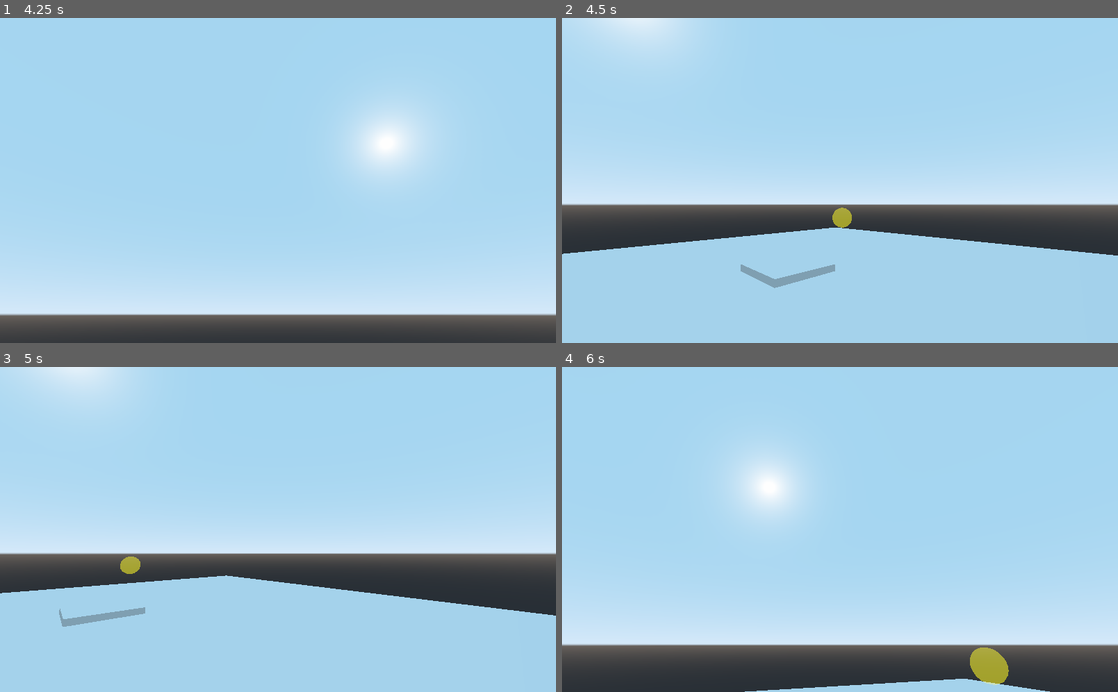
Above: before the commit, frames 1-4 (two rows, left to right).
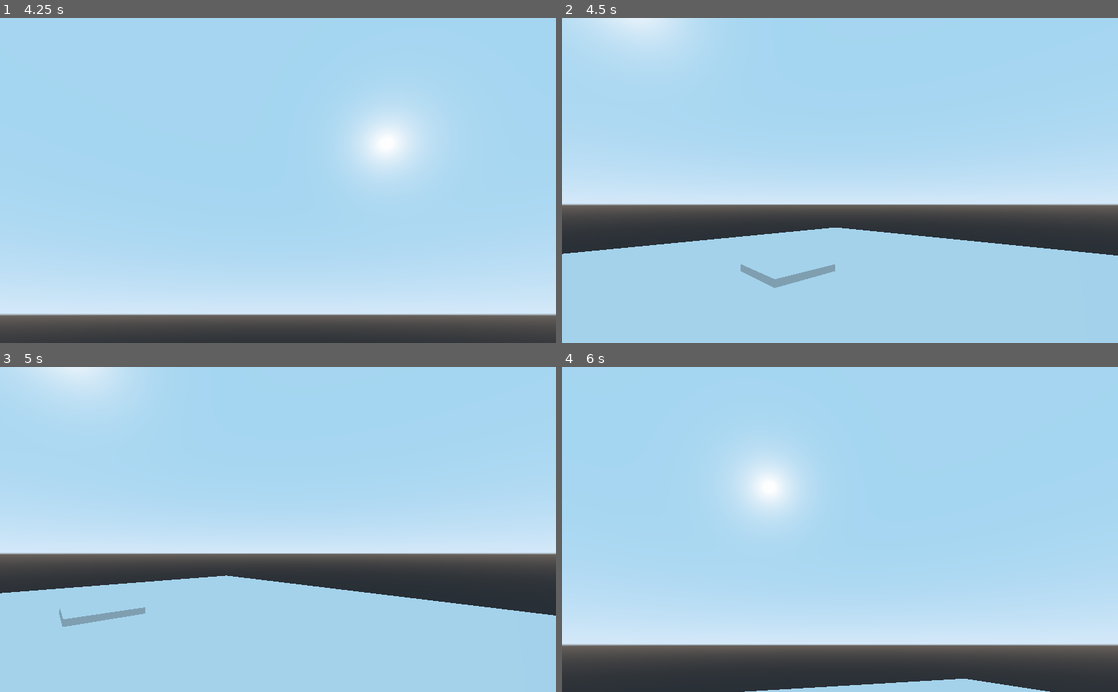
Above: after the commit, the same moments.

Repository: skarnl/godot--gwj31
Game: Godot game, scene res://screens/game/player_movement_test_world.tscn
Two runs of this game, one before a commit and one after it. Both use one fixed random seed, a clock stepped at 60 frames per second and the inputs below. This scene is started directly instead of the project's main scene.
Inputs (mouse positions are in pixels of both pictures, inside the frame that each line leads up to):
- Up to frame 1 (4.25 s): tap Enter at 0.5 s; move the mouse to (250, 245) at 0.52 s; hold E (interact) 0.53-1.28 s; hold W (move_forward) 0.53-2.03 s; move the mouse to (444, 229) at 1.27 s; tap E (interact) at 1.35, 2.85 s; move the mouse to (111, 131) at 2.02 s; hold E (interact) 2.03-2.78 s; hold A (move_left) 2.03-3.53 s; move the mouse to (305, 180) at 2.77 s; move the mouse to (194, 99) at 3.52 s; hold S (move_backward) from 3.53 s (still down); hold E (interact) from 3.53 s (still down)
- Up to frame 2 (4.5 s): tap Space at 4.25 s; move the mouse to (962, 164) at 4.27 s; release S (move_backward) at 4.28 s; release E (interact) at 4.28 s; hold D (move_right) from 4.28 s (still down); tap E (interact) at 4.35 s
- Up to frame 3 (5 s): keep holding D (move_right)
- Up to frame 4 (6 s): move the mouse to (728, 545) at 5.02 s; release D (move_right) at 5.03 s; hold W (move_forward) 5.03-5.78 s; hold E (interact) 5.03-5.78 s; move the mouse to (895, 458) at 5.77 s; hold D (move_right) from 5.78 s (still down); tap E (interact) at 5.85 s

Frame 1 is identical in both runs. In frame 2, 0.2% of the frame differs, in the area x 48-53%, y 58-65%; in frame 3, 0.2%; in frame 4, 0.6%, in the area x 73-81%, y 86-98%.
Error in both runs: Invalid call. Nonexistent function 'interact' in base 'Nil'. (res://entities/player.gd:114)

Commit message:
Hint is hidden by default

Diff:
--- a/entities/interactable_interface.tscn
+++ b/entities/interactable_interface.tscn
@@ -2,7 +2,8 @@
 
 [ext_resource path="res://entities/interactable_interface.gd" type="Script" id=1]
 
-[sub_resource type="BoxShape" id=3]
+[sub_resource type="BoxShape" id=1]
+extents = Vector3( 1, 1, 0.5 )
 
 [sub_resource type="SpatialMaterial" id=2]
 flags_transparent = true
@@ -10,18 +11,20 @@
 flags_no_depth_test = true
 albedo_color = Color( 1, 0.984314, 0.0117647, 0.352941 )
 
-[sub_resource type="SphereMesh" id=1]
+[sub_resource type="SphereMesh" id=3]
 material = SubResource( 2 )
 radial_segments = 16
 rings = 8
 
 [node name="InteractableInterface" type="Area"]
 script = ExtResource( 1 )
-shape = SubResource( 3 )
+shape = SubResource( 1 )
 
 [node name="CollisionShape" type="CollisionShape" parent="."]
+shape = SubResource( 1 )
 
 [node name="Hint" type="MeshInstance" parent="."]
 transform = Transform( 0.25, 0, 0, 0, -1.09278e-08, -0.25, 0, 0.25, -1.09278e-08, 0, 0, 0 )
-mesh = SubResource( 1 )
+visible = false
+mesh = SubResource( 3 )
 material/0 = null
